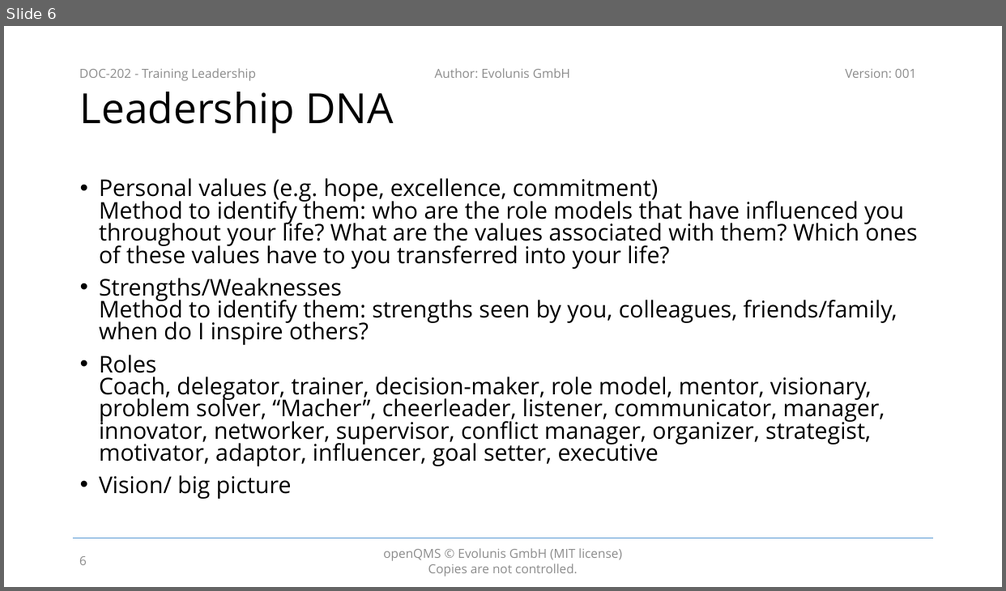
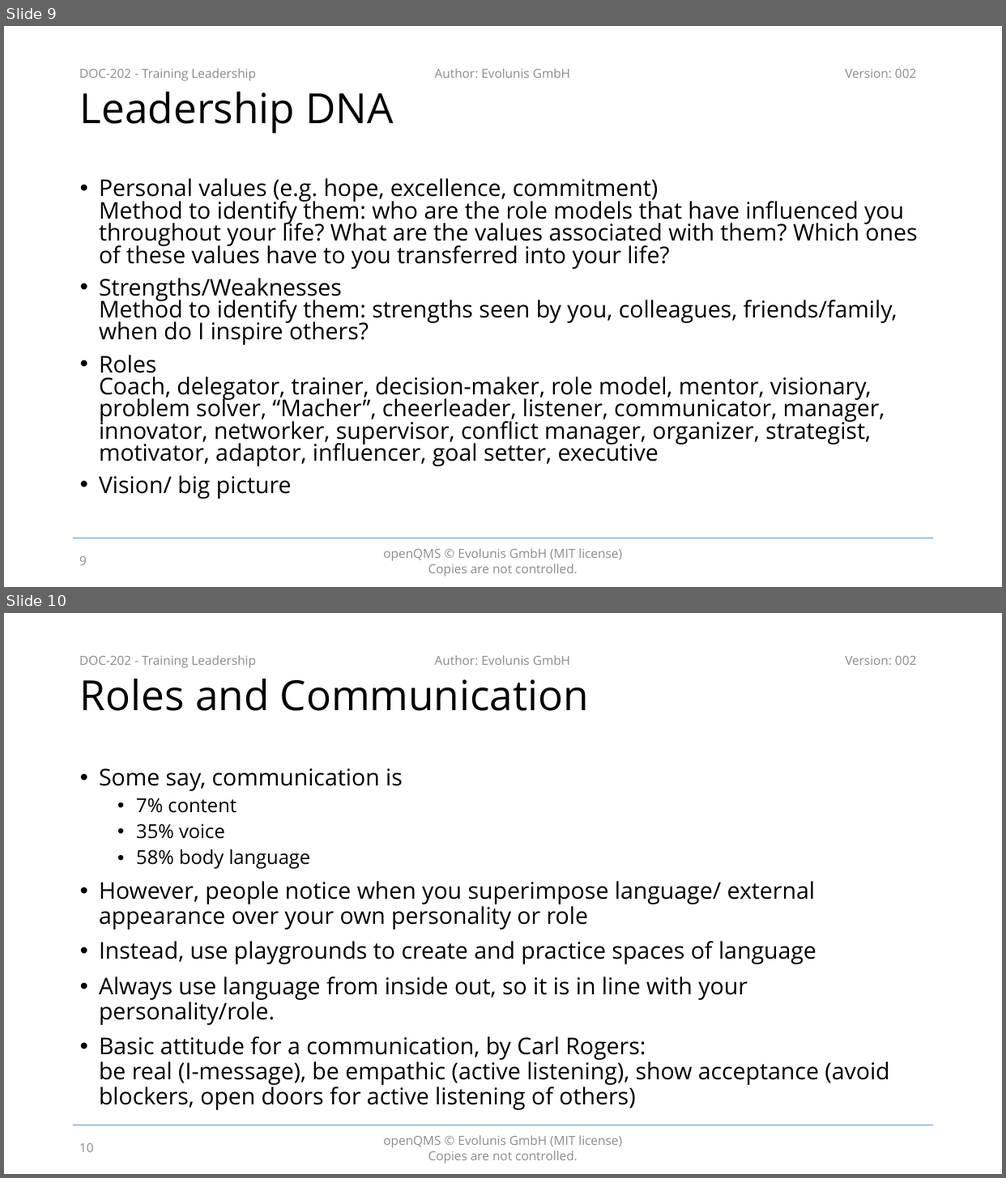
Before and after one commit to evolunis/openQMS, a slide deck: 2. Design and Development/DOC-202 - Training Leadership.pptx. Shown one above the other, each under a label of ours: slide 6 before the commit, slides 9 and 10 after it. The pictures are 1006x591 and 1006x1178 pixels, drawn with LibreOffice and Linux fonts; fonts in the diff are those of the drawing; background and template pictures are left out. Boxes give left, top, right and bottom in pixels: in the first picture for what was removed or moved away, otherwise in the second. Text is boxed around its words. In the diff, an @@ line names an element or a change of style, - is before the commit and + after.

```diff
--- a/2. Design and Development/DOC-202 - Training Leadership.pptx
+++ b/2. Design and Development/DOC-202 - Training Leadership.pptx
@@ slide 10 added at [4, 613, 1002, 1174], background #FFFFFF; not listed: 5 template elements that a slide beside it also shows @@
@@ title added at [80, 679, 589, 711], 40 pt, text #000000 @@
+Roles and Communication
@@ text added at [99, 769, 889, 1110], 22.2 pt, text #000000 @@
+• Some say, communication is
+  • 7% content
+  • 35% voice
+  • 58% body language
+• However, people notice when you superimpose language/ external appearance over your own personality or role
+• Instead, use playgrounds to create and practice spaces of language
+• Always use language from inside out, so it is in line with your personality/role.
+• Basic attitude for a communication, by Carl Rogers:
+  be real (I-message), be empathic (active listening), show acceptance (avoid blockers, open doors for active listening of others)
@@ page number added at [79, 1144, 94, 1152], 12 pt, text #8C8C8C @@
+10
@@ what was slide 6 is now slide 9 @@
@@ slide 9 changed as well @@
@@ text at [845, 69, 916, 78]: text changed @@
-Version: 001
+Version: 002
@@ page number at [79, 557, 87, 565]: text changed @@
-6
+9
```
Also in this commit, not shown: 12 other slides changed, 10 other slides added.
